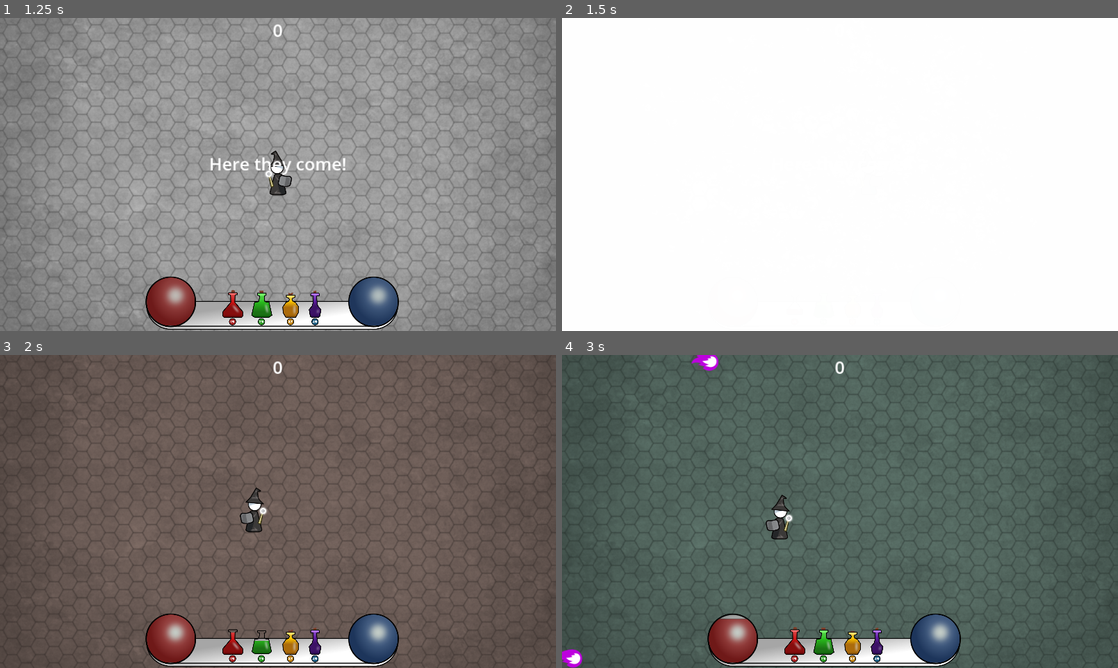
Above: before the commit, frames 1-4 (two rows, left to right).
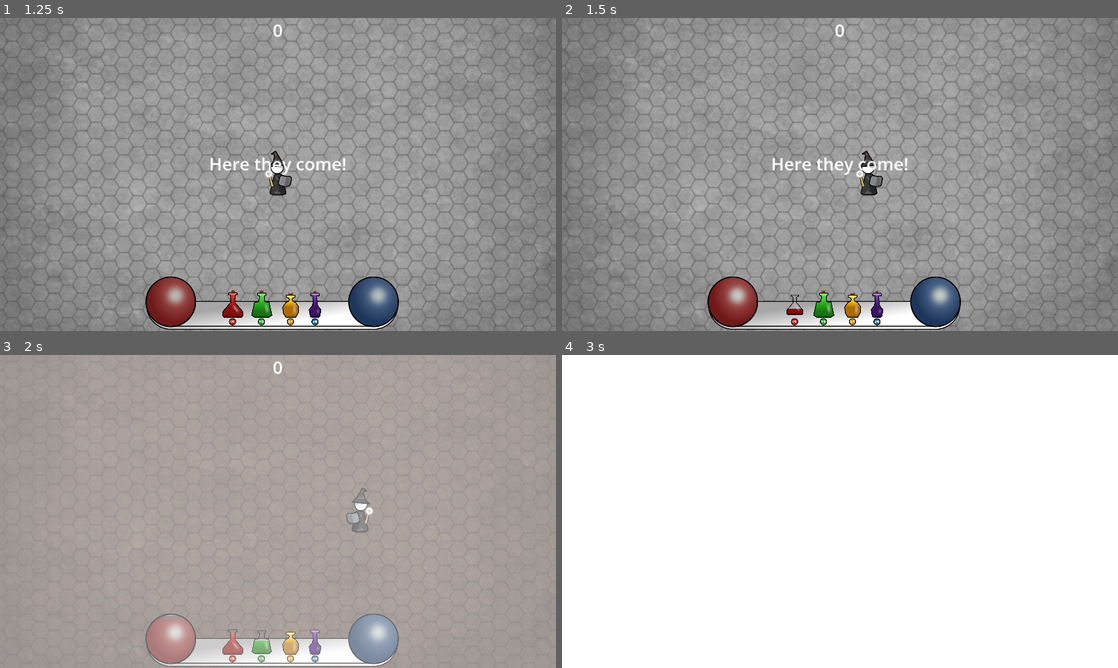
Above: after the commit, the same moments.

Repository: kurilluk/GDSJam23
Game: Godot game, scene res://assets/scenes/Main.tscn
The game is run twice, just before and just after one commit, with the same random seed, the same clock (stepped at 60 frames per second) and the same inputs. Sound files missing from this copy of the repository are replaced by a short silence.
Inputs:
- Up to frame 1 (1.25 s): click "Start" at 0.5 s
- Up to frame 2 (1.5 s): hold D (Right) from 1.28 s (still down); tap 1 (Potion_1) at 1.35 s
- Up to frame 3 (2 s): keep holding D (Right); tap 2 (Potion_2) at 1.55 s
- Up to frame 4 (3 s): release D (Right) at 2.03 s; hold S (Down) 2.03-2.78 s; tap 2 (Potion_2) at 2.1 s; tap 3 (Potion_3) at 2.3, 2.85 s; hold D (Right) from 2.78 s (still down)

Frame 1 is identical in both runs. In frame 2, 99% of the frame differs, in the area x 0-100%, y 0-100%; in frame 3, 99%; in frame 4, 99%.
Error before the commit: Attempt to call function 'play' in base 'null instance' on a null instance. (res://assets/scripts/Mob.gd:5)

Commit message:
enemy fireball tweaks

Diff:
--- a/examples/dodge_the_creeps/assets/scenes/EnemyProjectile.tscn
+++ b/examples/dodge_the_creeps/assets/scenes/EnemyProjectile.tscn
@@ -1,6 +1,6 @@
 [gd_scene load_steps=17 format=3 uid="uid://rkdnhqgf2hpj"]
 
-[ext_resource type="Script" path="res://assets/scripts/Mob.gd" id="1_uleq4"]
+[ext_resource type="Script" path="res://assets/scripts/EnemyProjectile.gd" id="1_52uug"]
 [ext_resource type="Texture2D" uid="uid://ujab88aefoss" path="res://assets/sprites/projectiles/fireball_white_bottom.png" id="8_fl6st"]
 [ext_resource type="Texture2D" uid="uid://cda4ju411if4h" path="res://assets/sprites/projectiles/fireball_white_top.png" id="9_u15j2"]
 [ext_resource type="AudioStream" uid="uid://dfgfr12prj7tl" path="res://assets/sound/Fireball2.mp3" id="10_u304x"]
@@ -31,7 +31,7 @@
 gradient = SubResource("Gradient_sfs6c")
 
 [sub_resource type="Curve" id="Curve_0t07f"]
-_data = [Vector2(0.0060241, 0.768421), 0.0, 0.0, 0, 0, Vector2(0.457831, 0.326316), -1.27081, -1.27081, 0, 0, Vector2(1, 0), 0.0, 0.0, 0, 0]
+_data = [Vector2(0, 0.536842), 0.0, 0.0, 0, 0, Vector2(0.457831, 0.326316), -1.27081, -1.27081, 0, 0, Vector2(1, 0), 0.0, 0.0, 0, 0]
 point_count = 3
 
 [sub_resource type="CurveTexture" id="6"]
@@ -61,10 +61,10 @@
 fill_from = Vector2(0, 1)
 fill_to = Vector2(0, 0)
 
-[node name="Mob" type="RigidBody2D" groups=["Projectile", "mobs"]]
+[node name="EnemyProjectile" type="RigidBody2D" groups=["Projectile", "mobs"]]
 collision_mask = 0
 gravity_scale = 0.0
-script = ExtResource("1_uleq4")
+script = ExtResource("1_52uug")
 
 [node name="CollisionShape2D" type="CollisionShape2D" parent="."]
 rotation = 1.5708
@@ -72,18 +72,10 @@
 
 [node name="VisibleOnScreenNotifier2D" type="VisibleOnScreenNotifier2D" parent="."]
 
-[node name="ColorRect" type="ColorRect" parent="."]
-visible = false
-offset_left = -40.0
-offset_top = -30.0
-offset_right = 40.0
-offset_bottom = 30.0
-color = Color(0.54902, 0.14902, 0.176471, 1)
-
 [node name="FireballBottom" type="Sprite2D" parent="."]
 self_modulate = Color(0.894118, 0.576471, 0.27451, 1)
 z_index = 2
-scale = Vector2(2, 2)
+scale = Vector2(1.5, 1.5)
 texture = ExtResource("8_fl6st")
 
 [node name="FireballTop" type="Sprite2D" parent="FireballBottom"]
@@ -92,7 +84,7 @@
 
 [node name="Trail" type="GPUParticles2D" parent="FireballBottom"]
 z_index = -1
-amount = 40
+amount = 20
 process_material = SubResource("ParticleProcessMaterial_xa45d")
 texture = SubResource("GradientTexture2D_854io")
 speed_scale = 2.0
--- a/examples/dodge_the_creeps/assets/scenes/Fireball.tscn
+++ b/examples/dodge_the_creeps/assets/scenes/Fireball.tscn
@@ -86,13 +86,14 @@
 
 [node name="Trail" type="GPUParticles2D" parent="FireballBottom"]
 z_index = -1
-amount = 40
+amount = 20
 process_material = SubResource("ParticleProcessMaterial_o6fmy")
 texture = SubResource("GradientTexture2D_230xt")
+preprocess = 2.0
 speed_scale = 2.0
 randomness = 0.2
 
-[node name="Fire_1" type="AudioStreamPlayer2D" parent="."]
+[node name="Fire_1" type="AudioStreamPlayer" parent="."]
 stream = ExtResource("4_r4vrk")
 volume_db = -10.0
 
--- a/examples/dodge_the_creeps/assets/scenes/Main.tscn
+++ b/examples/dodge_the_creeps/assets/scenes/Main.tscn
@@ -55,6 +55,12 @@
 [node name="Layer" parent="Layers" instance=ExtResource("7_23b4r")]
 background_color = Color(1, 1, 1, 1)
 enemy_main_color = Color(0.305882, 0.568627, 0.788235, 1)
+potion_effects_modification = {
+"Potion_1": 0,
+"Potion_2": 1,
+"Potion_3": 3,
+"Potion_4": 2
+}
 
 [node name="Layer_swap_x" parent="Layers" instance=ExtResource("7_23b4r")]
 background_color = Color(0.529412, 0.658824, 0.607843, 1)
@@ -73,6 +79,22 @@
 }
 
 [node name="Layer_swap_xy" parent="Layers" instance=ExtResource("7_23b4r")]
+background_color = Color(0.701961, 0.6, 0.560784, 1)
+enemy_main_color = Color(0, 0.592157, 0.670588, 1)
+input_modification = {
+"Down": Vector2(0, -1),
+"Left": Vector2(1, 0),
+"Right": Vector2(-1, 0),
+"Up": Vector2(0, 1)
+}
+potion_effects_modification = {
+"Potion_1": 3,
+"Potion_2": 0,
+"Potion_3": 1,
+"Potion_4": 2
+}
+
+[node name="Layer_swap_y" parent="Layers" instance=ExtResource("7_23b4r")]
 background_color = Color(0.701961, 0.6, 0.560784, 1)
 enemy_main_color = Color(0, 0.592157, 0.670588, 1)
 input_modification = {
--- a/examples/dodge_the_creeps/assets/scenes/Player.tscn
+++ b/examples/dodge_the_creeps/assets/scenes/Player.tscn
@@ -8,6 +8,7 @@
 [ext_resource type="Texture2D" uid="uid://je8cjivjthak" path="res://art/G_mage/G_mage.png" id="7_jf8c2"]
 [ext_resource type="AudioStream" uid="uid://dvi3scw7fgwmj" path="res://assets/sound/Fireball3.mp3" id="8_dtgvq"]
 [ext_resource type="AudioStream" uid="uid://d1cisdls5cyyn" path="res://assets/sound/Vocal_Ineedapotion_lowhp.mp3" id="8_ieq6g"]
+[ext_resource type="AudioStream" uid="uid://bwrorlrgppgry" path="res://assets/sound/Fireball1.mp3" id="9_55jwn"]
 
 [sub_resource type="SpriteFrames" id="1"]
 animations = [{
@@ -93,4 +94,8 @@
 stream = ExtResource("8_dtgvq")
 volume_db = -10.0
 
+[node name="Fire_1" type="AudioStreamPlayer" parent="."]
+stream = ExtResource("9_55jwn")
+volume_db = -10.0
+
 [connection signal="body_entered" from="." to="." method="_on_Player_body_entered"]
--- a/examples/dodge_the_creeps/assets/scripts/Mob.gd
+++ b/examples/dodge_the_creeps/assets/scripts/EnemyProjectile.gd
@@ -2,9 +2,6 @@
 class_name EnemyProjectile
 
 func _ready():
-	$AnimatedSprite2D.play()
-	var mob_types = Array($AnimatedSprite2D.sprite_frames.get_animation_names())
-	$AnimatedSprite2D.animation = mob_types.pick_random()
 	$Fire_2.play()
 
 func _on_VisibilityNotifier2D_screen_exited():
--- a/examples/dodge_the_creeps/assets/scripts/Fireball.gd
+++ b/examples/dodge_the_creeps/assets/scripts/Fireball.gd
@@ -11,7 +11,7 @@
 var ignore_target
 
 func _ready():
-	$Fire_1.play()
+	#$Fire_1.play()
 	random_curve_offset = randi_range(0, 1000)
 	fade_in(0.25, Callable(self, "enable_collider").bind(true))
 
--- a/examples/dodge_the_creeps/assets/scripts/Main.gd
+++ b/examples/dodge_the_creeps/assets/scripts/Main.gd
@@ -36,7 +36,7 @@
 	$HUD.show_message("Here they come!")
 	$HUD.show_hud_bars()
 	level = 1
-	pitch = 1.5
+	pitch = 1
 	set_new_layer(layers[0])
 
 func append_projectile(projectile):
@@ -89,14 +89,14 @@
 	# Set the mob's position to a random location.
 		e_proj.position = e_projectile_spawn_location.position
 
+	# Choose the velocity for the mob.
+		var velocity = Vector2(randf_range(550.0, 800.0), 0.0)
 
-	# Choose the velocity for the mob.
-		var velocity = Vector2(randf_range(650.0, 850.0), 0.0)
+	# Add some randomness to the direction.
+		direction += randf_range(-PI / 4.0, PI / 4.0)
 		e_proj.linear_velocity = velocity.rotated(direction)
 
-	# Add some randomness to the direction.
-		direction += randf_range(-PI / 4, PI / 4)
-		e_proj.set_new_rotation(Vector2.UP.angle_to(velocity.normalized()))
+		e_proj.set_new_rotation(Vector2.UP.angle_to(e_proj.linear_velocity.normalized()))
 
 
 		e_proj.set_color(current_layer.enemy_main_color)
--- a/examples/dodge_the_creeps/assets/scripts/Player.gd
+++ b/examples/dodge_the_creeps/assets/scripts/Player.gd
@@ -90,6 +90,8 @@
 				potion_func.call()
 
 func cast_magicks():
+	$Fire_1.play()
+
 	var player_dir = velocity.normalized()
 	if velocity.length() == 0:
 		player_dir = Vector2.UP
--- a/examples/dodge_the_creeps/project.godot
+++ b/examples/dodge_the_creeps/project.godot
@@ -72,21 +72,25 @@
 Potion_1={
 "deadzone": 0.5,
 "events": [Object(InputEventKey,"resource_local_to_scene":false,"resource_name":"","device":-1,"window_id":0,"alt_pressed":false,"shift_pressed":false,"ctrl_pressed":false,"meta_pressed":false,"pressed":false,"keycode":0,"physical_keycode":49,"key_label":0,"unicode":49,"echo":false,"script":null)
+, Object(InputEventJoypadButton,"resource_local_to_scene":false,"resource_name":"","device":-1,"button_index":1,"pressure":0.0,"pressed":false,"script":null)
 ]
 }
 Potion_2={
 "deadzone": 0.5,
 "events": [Object(InputEventKey,"resource_local_to_scene":false,"resource_name":"","device":-1,"window_id":0,"alt_pressed":false,"shift_pressed":false,"ctrl_pressed":false,"meta_pressed":false,"pressed":false,"keycode":0,"physical_keycode":50,"key_label":0,"unicode":50,"echo":false,"script":null)
+, Object(InputEventJoypadButton,"resource_local_to_scene":false,"resource_name":"","device":-1,"button_index":0,"pressure":0.0,"pressed":false,"script":null)
 ]
 }
 Potion_3={
 "deadzone": 0.5,
 "events": [Object(InputEventKey,"resource_local_to_scene":false,"resource_name":"","device":-1,"window_id":0,"alt_pressed":false,"shift_pressed":false,"ctrl_pressed":false,"meta_pressed":false,"pressed":false,"keycode":0,"physical_keycode":51,"key_label":0,"unicode":51,"echo":false,"script":null)
+, Object(InputEventJoypadButton,"resource_local_to_scene":false,"resource_name":"","device":-1,"button_index":3,"pressure":0.0,"pressed":false,"script":null)
 ]
 }
 Potion_4={
 "deadzone": 0.5,
 "events": [Object(InputEventKey,"resource_local_to_scene":false,"resource_name":"","device":-1,"window_id":0,"alt_pressed":false,"shift_pressed":false,"ctrl_pressed":false,"meta_pressed":false,"pressed":false,"keycode":0,"physical_keycode":52,"key_label":0,"unicode":52,"echo":false,"script":null)
+, Object(InputEventJoypadButton,"resource_local_to_scene":false,"resource_name":"","device":-1,"button_index":2,"pressure":0.0,"pressed":false,"script":null)
 ]
 }
 
Not shown: 1 places in examples/dodge_the_creeps/assets/scenes/Player.tscn that only renumber resources
